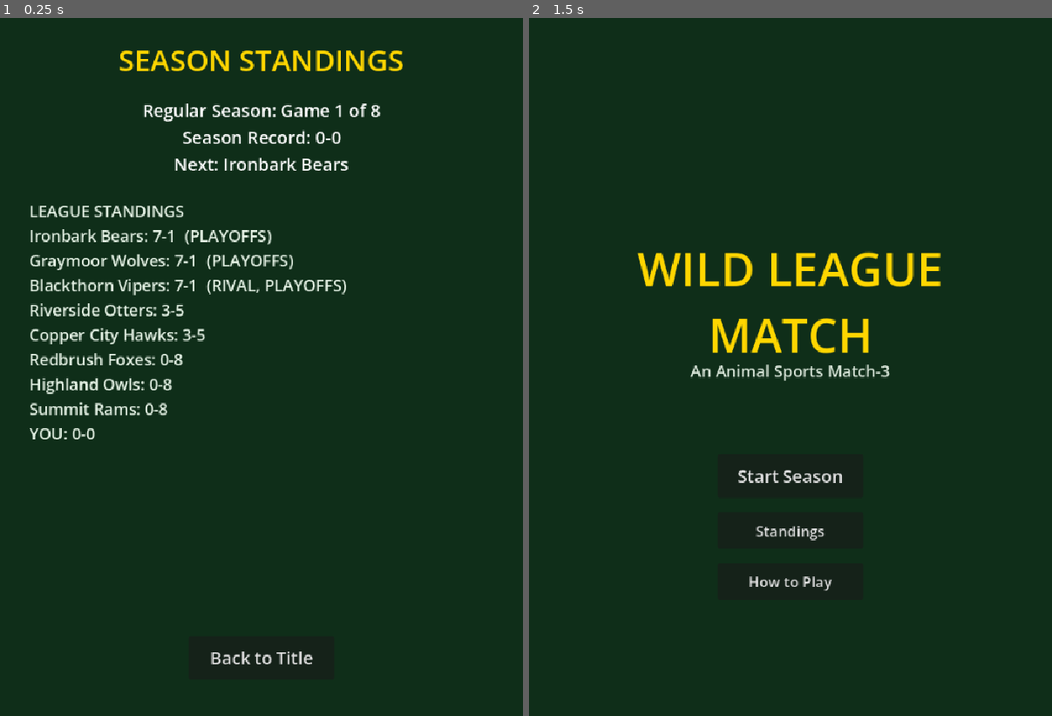
Above: before the commit, frames 1-2 (left to right).
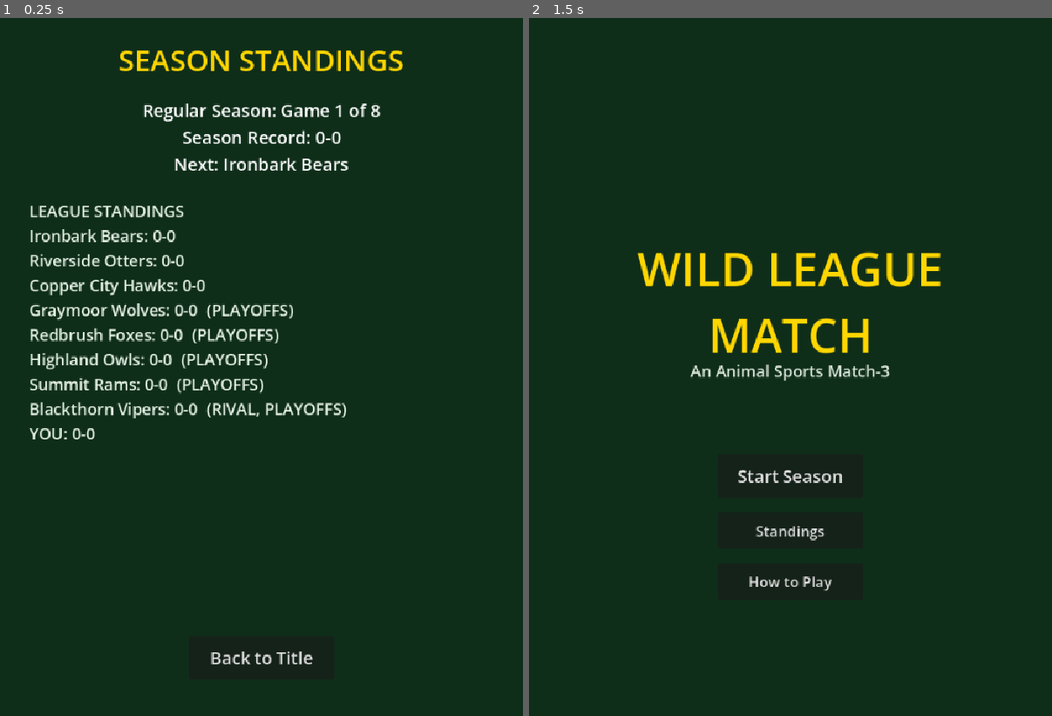
Above: after the commit, the same moments.

Repository: Pazderk/Wild-League-Match
Game: Godot game, scene res://scenes/standings_screen.tscn
The game is run twice, just before and just after one commit, with the same random seed, the same clock (stepped at 60 frames per second) and the same inputs. This scene is started directly instead of the project's main scene.
Inputs (mouse positions are in pixels of both pictures, inside the frame that each line leads up to):
- Up to frame 1 (0.25 s): no input
- Up to frame 2 (1.5 s): tap Enter at 0.5 s; move the mouse to (905, 332) at 0.52 s; click (905, 332) at 0.67 s; click "Back to Title" at 1.25 s

The runs differ from the first frame. In frame 1, 3.9% of the frame differs, in the area x 5-67%, y 30-58%; in frame 2, nothing differs.

Commit message:
Weight league records by difficulty tier and make standings feel live
- Non-rival teams' rolled records now bias toward their difficulty tier
  (their position in the roughly-ascending-difficulty team list), so
  tougher opponents also tend to sit higher in the standings instead of
  being pure noise -- still with enough spread (+/-2) for the occasional
  upset. The Vipers keep their own guaranteed-qualifying roll, biased
  toward looking genuinely dominant (~7 wins).
- Standings screen now scales every other team's displayed record down to
  match how many games you've personally played, preserving their
  eventual win rate, so the table reads as in-progress instead of showing
  everyone else's fully decided season from game one. Once your regular
  season is decided (finished 8 games, or you've moved into playoffs or a
  terminal outcome), it switches to showing true final records. The
  PLAYOFFS/RIVAL tags always reflect each team's real final record, never
  the scaled snapshot, since qualifying is a season-long outcome.

The suggestion to eventually let standings drive an actual bracket
(instead of the fixed Semifinal/Finals opponents) is still just a
possible future direction, not implemented here -- this pass is cosmetic
flavor only, as confirmed.

Verified with 300 trials that average wins climb steadily from the
weakest to the strongest tier, 100 more rolls confirming the Vipers still
always qualify under the new weighting, and the standings screen showing
0-0 across the board at game zero, proportionally scaled records at game
2, and true final records once the regular season is decided.

Diff:
--- a/scripts/season_manager.gd
+++ b/scripts/season_manager.gd
@@ -217,12 +217,25 @@
 ## qualifying record so they're guaranteed to make the playoffs.
 func _roll_league_records() -> void:
 	league_records = {}
+	var non_rival_count := 0
+	for t in teams:
+		if not t.rival:
+			non_rival_count += 1
+
+	var non_rival_index := 0
 	for t in teams:
 		var wins: int
 		if t.rival:
-			wins = randi_range(WINS_NEEDED_TO_QUALIFY, REGULAR_SEASON_GAMES)
+			# Always qualifies, and tends to look genuinely dominant.
+			wins = clamp(7 + randi_range(-2, 1), WINS_NEEDED_TO_QUALIFY, REGULAR_SEASON_GAMES)
 		else:
-			wins = randi_range(0, REGULAR_SEASON_GAMES)
+			# Biased toward the team's difficulty tier (its position in the
+			# roughly-ascending-difficulty team list) so tougher opponents
+			# also tend to sit higher in the standings, not pure noise —
+			# still with enough spread for an occasional upset either way.
+			var expected: float = lerp(3.0, 6.0, float(non_rival_index) / float(non_rival_count - 1))
+			wins = clamp(int(round(expected)) + randi_range(-2, 2), 0, REGULAR_SEASON_GAMES)
+			non_rival_index += 1
 		league_records[t.name] = {"wins": wins, "losses": REGULAR_SEASON_GAMES - wins}
 
 
--- a/scripts/standings_screen.gd
+++ b/scripts/standings_screen.gd
@@ -42,13 +42,24 @@
 ## A full league table: each team's own overall record this season (not
 ## your record against them), plus your own record, sorted by wins with
 ## RIVAL/PLAYOFFS tags — the Vipers always carry a qualifying record.
+## While the regular season is still in progress, other teams' displayed
+## records scale down to roughly match how many games you've played, so
+## the table reads as in-progress rather than showing everyone else's
+## fully decided season from game one. The PLAYOFFS/RIVAL tags always
+## reflect each team's true final record, not the scaled snapshot, since
+## "makes the playoffs" is a season-long outcome, not a moving target.
 func _build_teams_text() -> String:
 	var entries: Array = []
 	for t in SeasonManager.teams:
-		var record: Dictionary = SeasonManager.get_league_record(t.name)
-		entries.append({"name": t.name, "wins": record.wins, "losses": record.losses, "rival": t.rival})
+		var full_record: Dictionary = SeasonManager.get_league_record(t.name)
+		var shown: Dictionary = _scaled_record(full_record.wins)
+		entries.append({
+			"name": t.name, "wins": shown.wins, "losses": shown.losses,
+			"final_wins": full_record.wins, "rival": t.rival,
+		})
 	entries.append({
-		"name": "YOU", "wins": SeasonManager.regular_wins, "losses": SeasonManager.regular_losses, "rival": false
+		"name": "YOU", "wins": SeasonManager.regular_wins, "losses": SeasonManager.regular_losses,
+		"final_wins": SeasonManager.regular_wins, "rival": false,
 	})
 
 	entries.sort_custom(func(a, b): return a.wins > b.wins)
@@ -58,8 +69,21 @@
 		var tags: Array = []
 		if e.rival:
 			tags.append("RIVAL")
-		if e.wins >= SeasonManager.WINS_NEEDED_TO_QUALIFY:
+		if e.final_wins >= SeasonManager.WINS_NEEDED_TO_QUALIFY:
 			tags.append("PLAYOFFS")
 		var tag_str := ("  (%s)" % ", ".join(tags)) if not tags.is_empty() else ""
 		lines.append("%s: %d-%d%s" % [e.name, e.wins, e.losses, tag_str])
 	return "\n".join(lines)
+
+
+## Scales a team's full-season win total down to the number of games you've
+## personally played so far, preserving their win rate. Once you've either
+## finished the regular season or moved past it (playoffs or a terminal
+## outcome), shows the true final record instead.
+func _scaled_record(full_wins: int) -> Dictionary:
+	var total_games: int = SeasonManager.REGULAR_SEASON_GAMES
+	var played: int = SeasonManager.regular_games_played
+	if SeasonManager.stage != "regular" or played >= total_games:
+		return {"wins": full_wins, "losses": total_games - full_wins}
+	var shown_wins: int = clamp(int(round(float(full_wins) / total_games * played)), 0, played)
+	return {"wins": shown_wins, "losses": played - shown_wins}
Not shown, changed: docs/index.html
Not shown, changed: docs/index.pck
